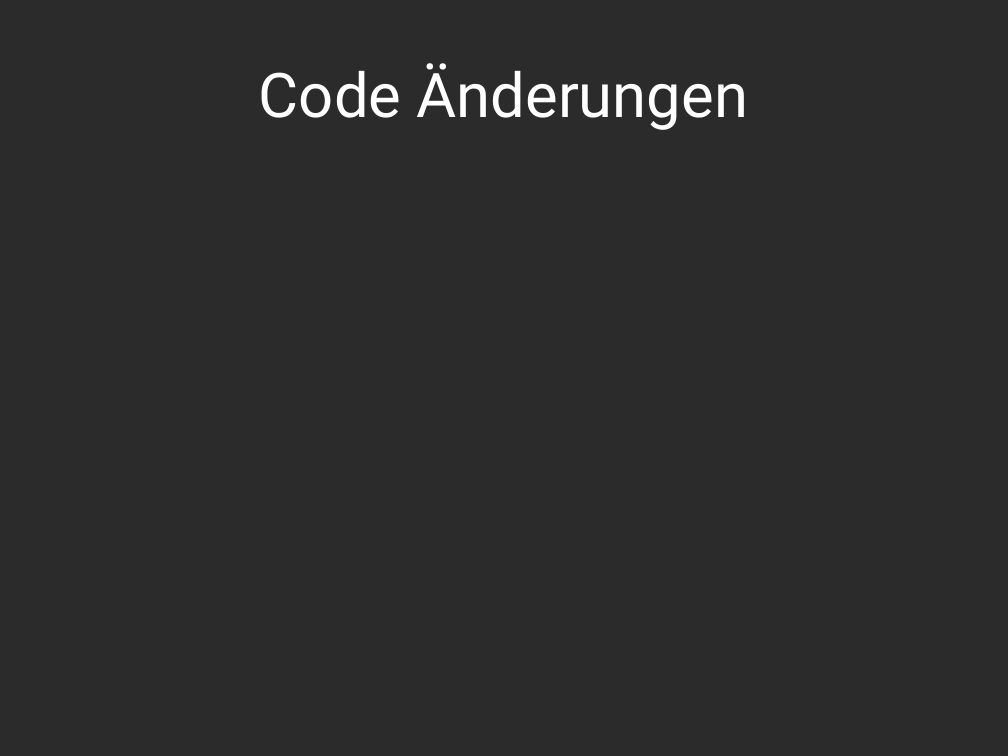
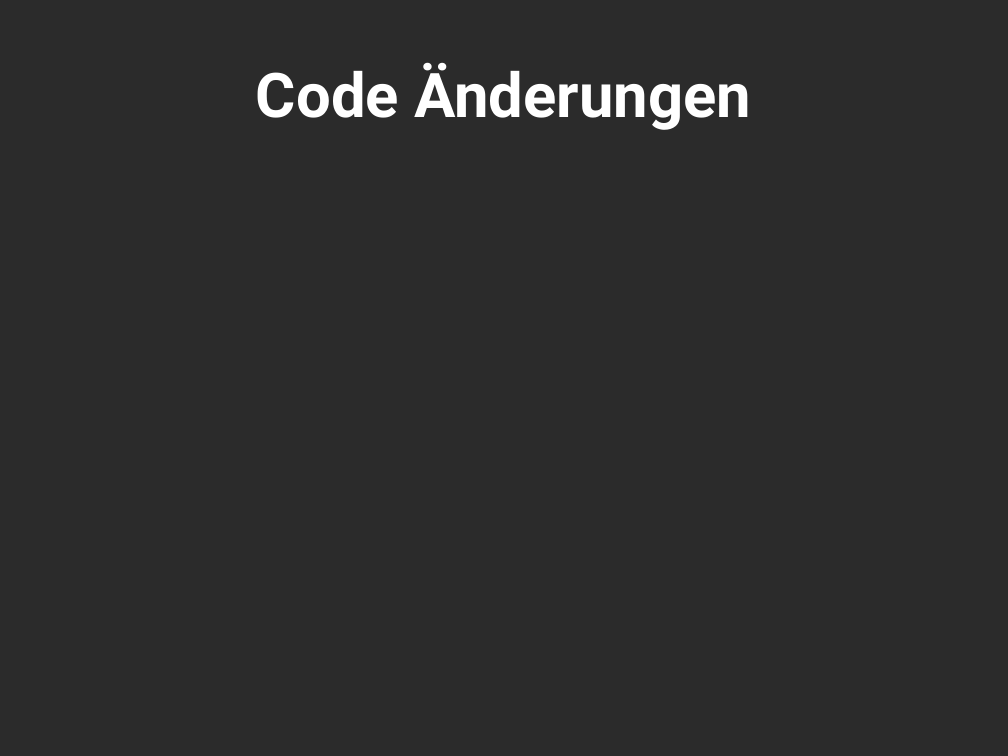
Before and after one commit to Assertores/HammerMan, a slide deck: slide 13 of Documentation/PowerPoint/HammerjaegerGate02.pptx (slide 12 before the commit). Drawn at 1008x756 pixels with LibreOffice and Linux fonts; fonts in the diff are those of the drawing; background and template pictures are left out; a plain dark background stands for a picture behind light text. Boxes give left, top, right and bottom in pixels: in the first picture for what was removed or moved away, otherwise in the second. Text is boxed around its words. In the diff, an @@ line names an element or a change of style, - is before the commit and + after.

```diff
--- a/Documentation/PowerPoint/HammerjaegerGate02.pptx
+++ b/Documentation/PowerPoint/HammerjaegerGate02.pptx
@@ title "Code Änderungen" at [256,62,751,130]: bold on @@
```
Also in this commit, not shown: 7 other slides changed, 3 slides added, 13 other files.
